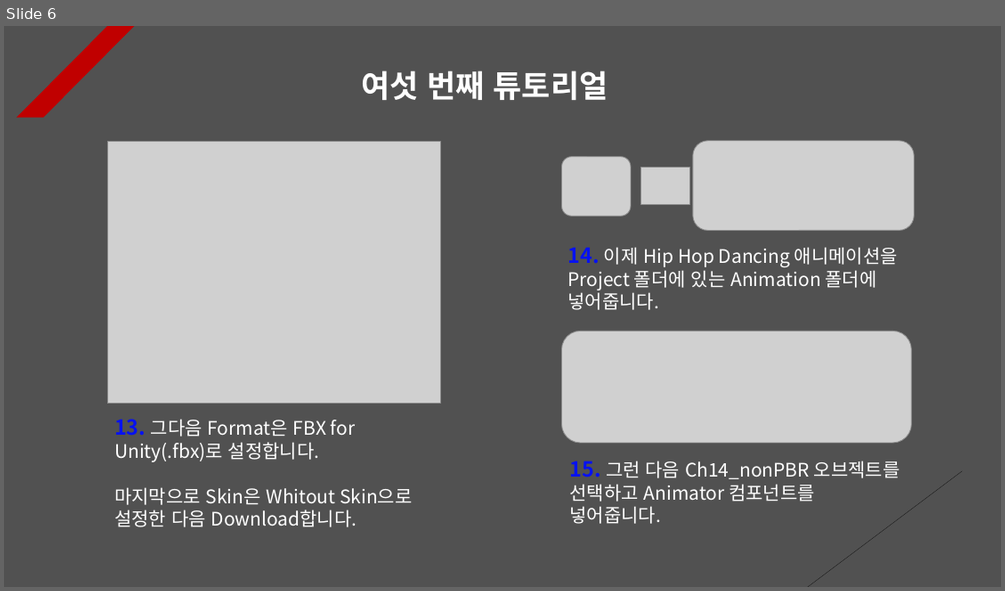
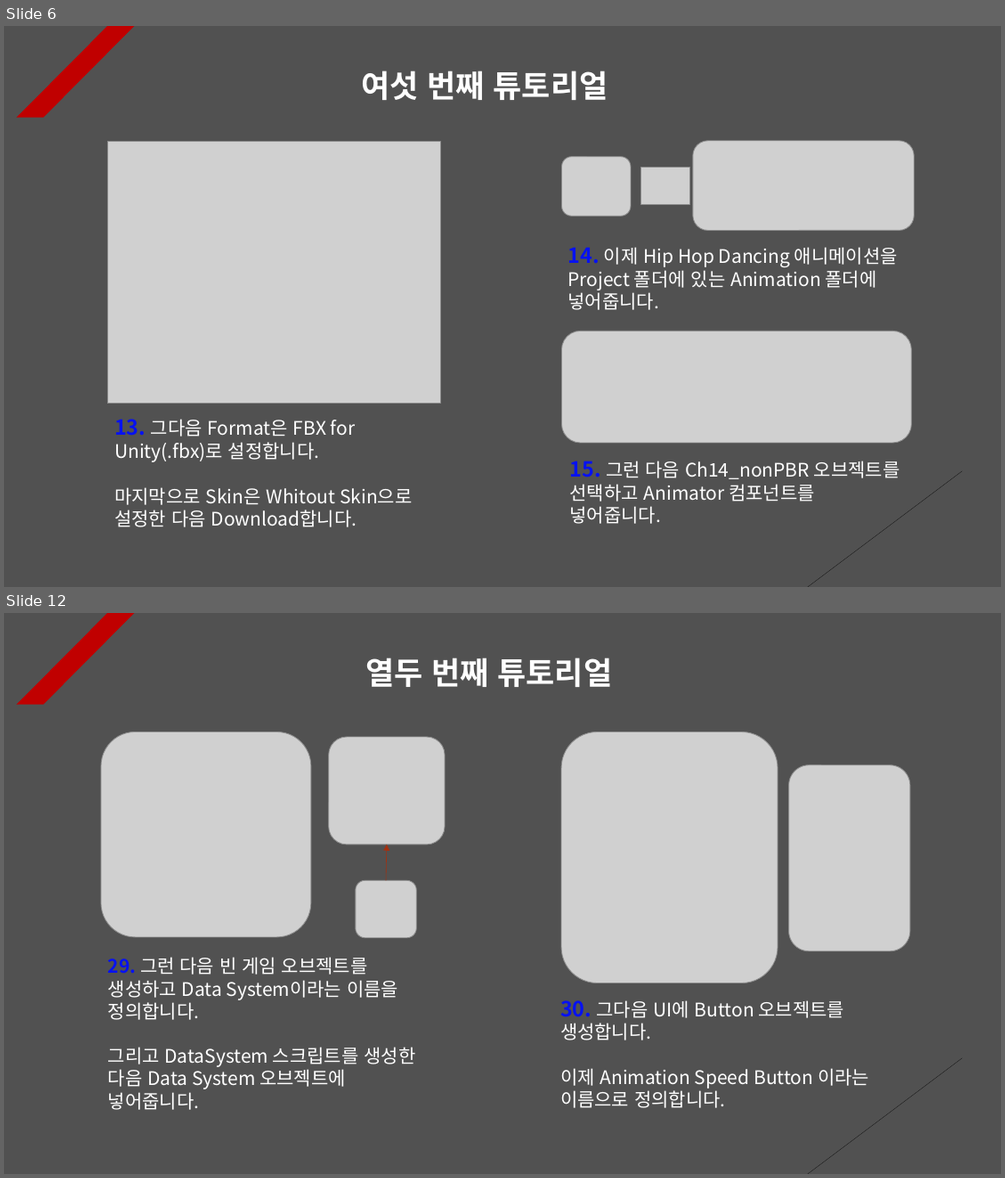
Before and after one commit to Unity2033/3D-UnityEngine, a slide deck: Assets/Class/Animation Retargeting/PPT Data/Animation Retargeting Example.pptx. Shown one above the other, each under a label of ours: slide 6 before the commit, slides 6 and 12 after it; the slides between them are not shown. The pictures are 1005x591 and 1005x1178 pixels, drawn with LibreOffice and Linux fonts; fonts in the diff are those of the drawing; grey boxes stand for pictures. Boxes give left, top, right and bottom in pixels: in the first picture for what was removed or moved away, otherwise in the second. Text is boxed around its words. In the diff, an @@ line names an element or a change of style, - is before the commit and + after.

```diff
--- a/Assets/Class/Animation Retargeting/PPT Data/Animation Retargeting Example.pptx
+++ b/Assets/Class/Animation Retargeting/PPT Data/Animation Retargeting Example.pptx
@@ slide 12 added at bbox=[4, 613, 1001, 1174], background #515151; not listed: 2 template elements that a slide beside it also shows @@
@@ text added at bbox=[365, 657, 613, 687], 30 pt, text #FFFFFF, bold @@
+열두 번째 튜토리얼
@@ picture added at bbox=[101, 732, 311, 937] @@
@@ picture added at bbox=[329, 737, 445, 844] @@
@@ picture added at bbox=[561, 732, 777, 983] @@
@@ picture added at bbox=[789, 765, 910, 951] @@
@@ arrow added from (386, 881) to (387, 844), #A5300F 0.5 pt dashed @@
@@ picture added at bbox=[356, 881, 416, 938] @@
@@ text added at bbox=[108, 957, 415, 1110], 18 pt, text #FFFFFF @@
+29. 그런 다음 빈 게임 오브젝트를 생성하고 Data System이라는 이름을 정의합니다.
+그리고 DataSystem 스크립트를 생성한 다음 Data System 오브젝트에 넣어줍니다.
@@ text added at bbox=[364, 1000, 869, 1108], 18 pt, text #FFFFFF @@
+30. 그다음 UI에 Button 오브젝트를 생성합니다.
+이제 Animation Speed Button 이라는 이름으로 정의합니다.
```
Also in this commit, not shown: 1 slide changed, 7 other slides added, 20 other files.
